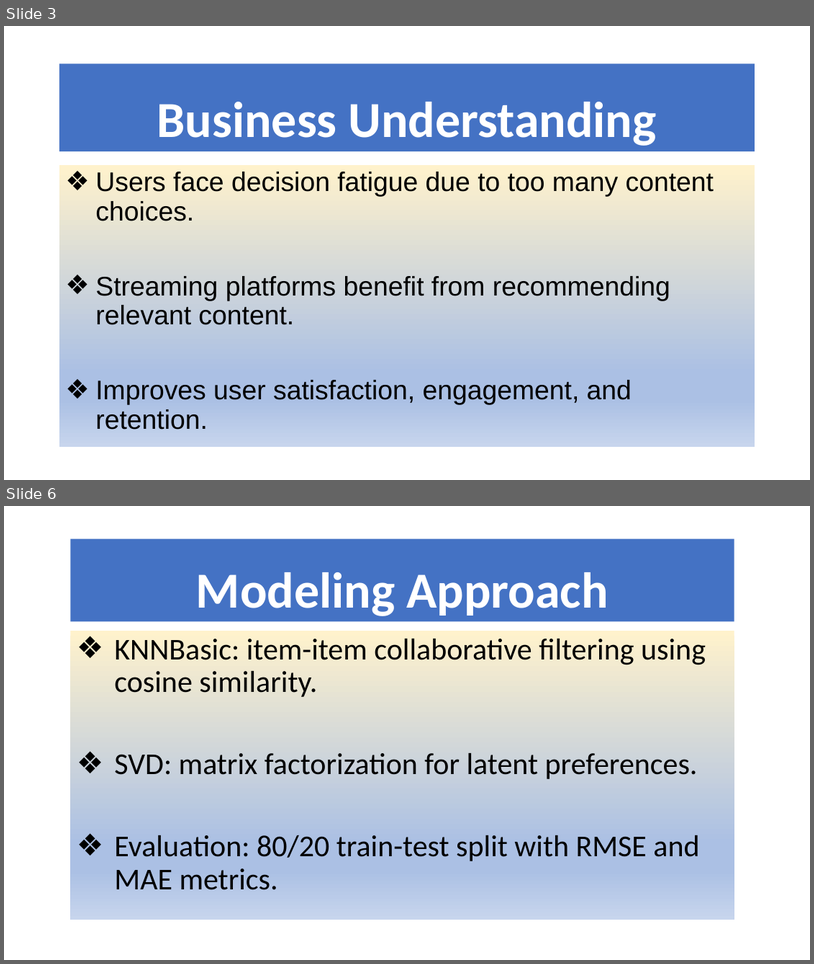
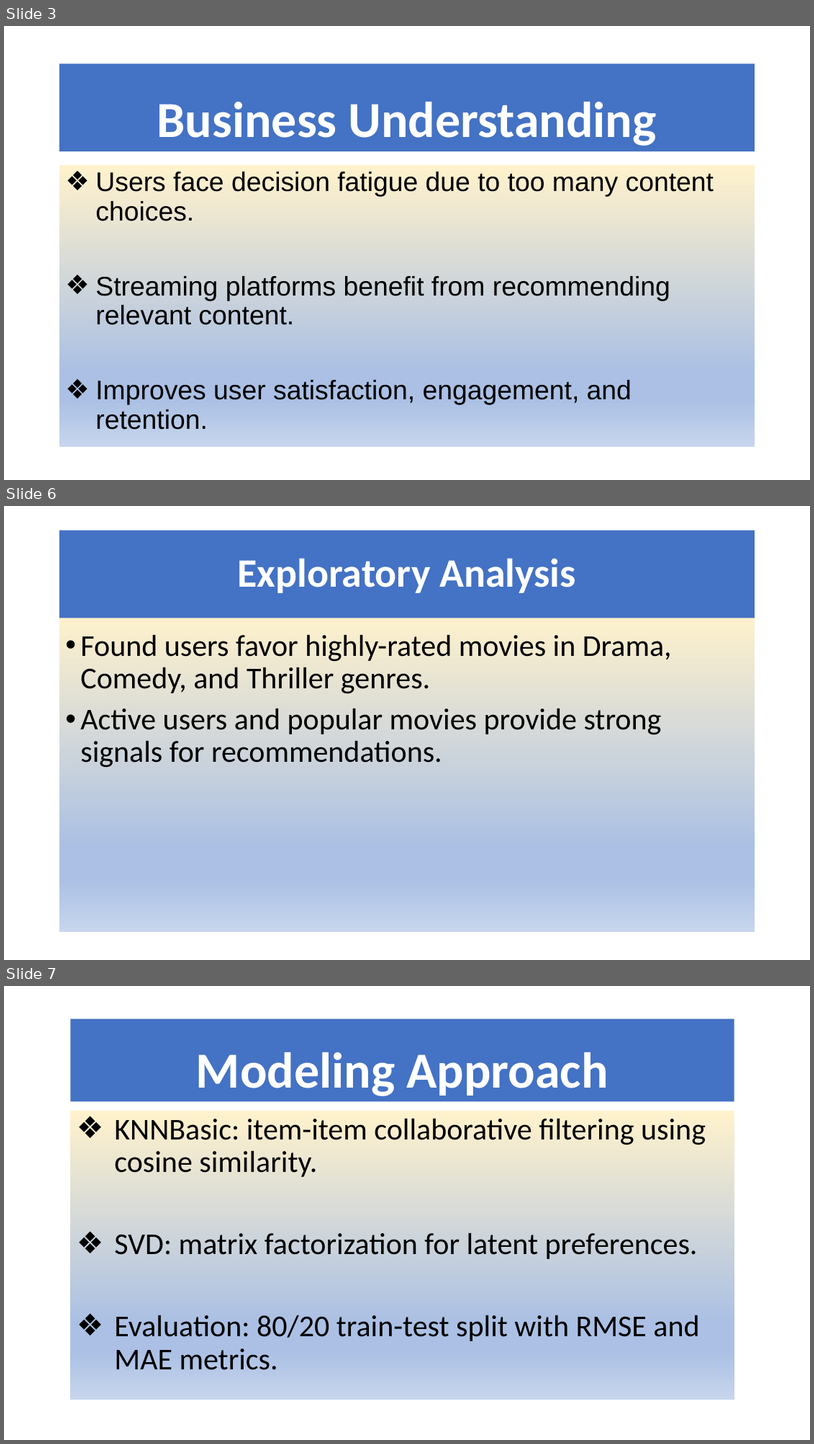
Before and after one commit to Rsumaili/Phase-4-Project, a slide deck: Non-Technical Presentation.pptx. Shown one above the other, each under a label of ours: slides 3 and 6 before the commit, slides 3, 6 and 7 after it; the slides between them are not shown. The pictures are 814x964 and 814x1444 pixels, drawn with LibreOffice and Linux fonts; fonts in the diff are those of the drawing. Boxes give left, top, right and bottom in pixels: in the first picture for what was removed or moved away, otherwise in the second. Text is boxed around its words. In the diff, an @@ line names an element or a change of style, - is before the commit and + after.

```diff
--- a/Non-Technical Presentation.pptx
+++ b/Non-Technical Presentation.pptx
@@ slide 6 added at <box>4,506,810,960</box>, background #FFFFFF @@
@@ title added at <box>59,530,756,618</box>, fill #4472C4, 48 pt, text #FFFFFF, bold @@
+Exploratory Analysis
@@ rectangle added at <box>59,614,756,932</box>, fill gradient #FFF2CC to #ABC0E4 to #C7D5ED @@
@@ text added at <box>80,635,672,767</box>, 36 pt, text #000000 @@
+• Found users favor highly-rated movies in Drama, Comedy, and Thriller genres.
+• Active users and popular movies provide strong signals for recommendations.
@@ what was slide 6 is now slide 7 @@
```
Also in this commit, not shown: 5 slides changed, 2 other slides added, 1 other file.
